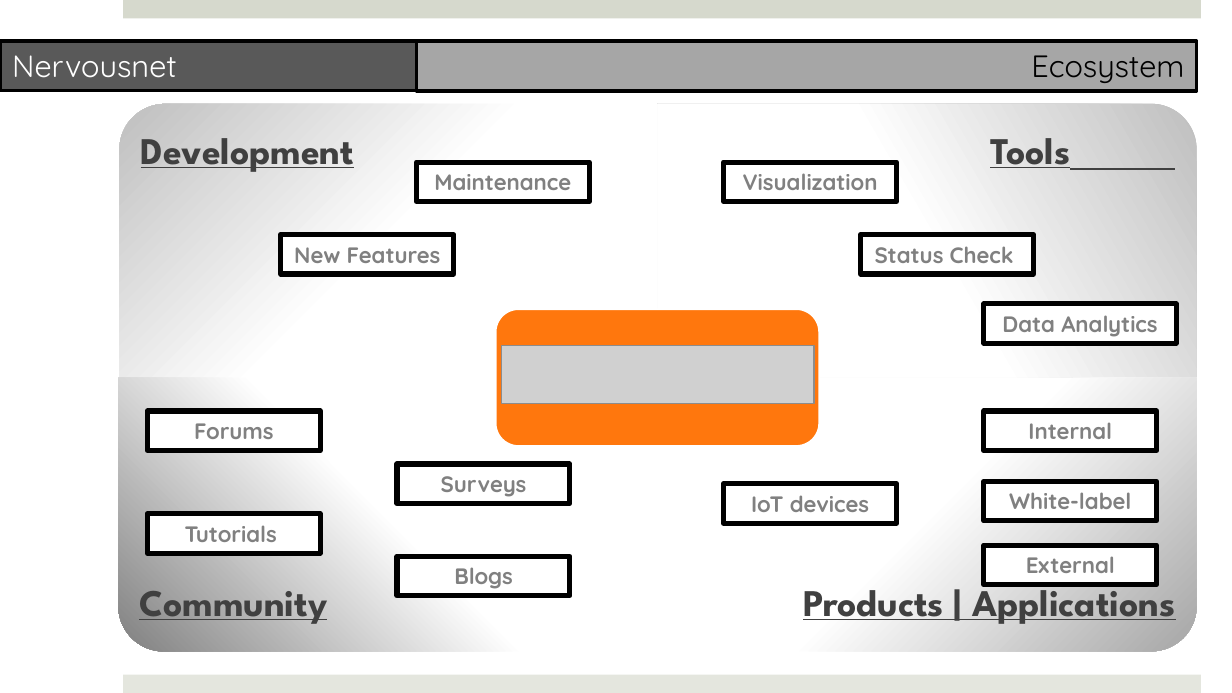
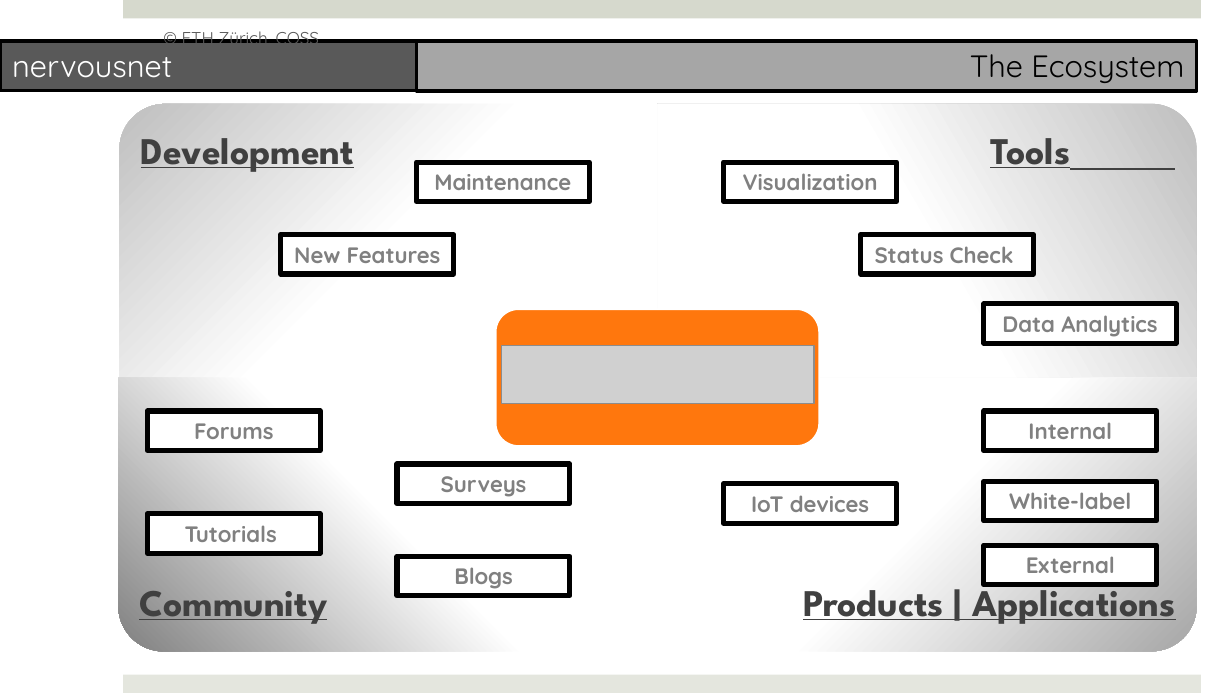
Before and after one commit to prasad79/nervousnet, a slide deck: slide 2 of Documents/NervousNet_Redesign.pptx. Drawn at 1232x693 pixels with LibreOffice and Linux fonts; fonts in the diff are those of the drawing; grey boxes stand for pictures. Boxes give left, top, right and bottom in pixels: in the first picture for what was removed or moved away, otherwise in the second. Text is boxed around its words. In the diff, an @@ line names an element or a change of style, - is before the commit and + after.

```diff
--- a/Documents/NervousNet_Redesign.pptx
+++ b/Documents/NervousNet_Redesign.pptx
@@ text added at (182, 26, 319, 49), 10 pt, text #595959 @@
+© ETH Zürich, COSS
@@ text in rectangle at (12, 57, 172, 78): text changed @@
-Nervousnet
+nervousnet
@@ text in rectangle at (970, 54, 1184, 83): text changed @@
-Ecosystem
+The Ecosystem
```
Also in this commit, not shown: 17 other slides changed, 2 slides removed, 33 other files.
